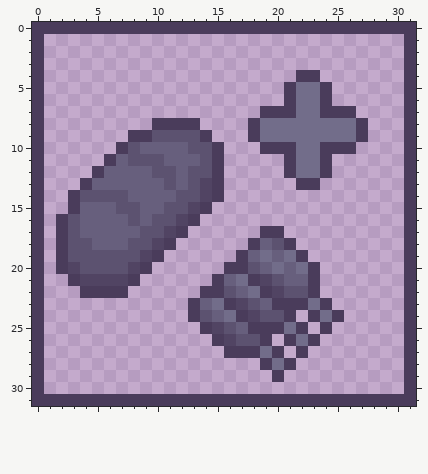
One commit to this pixel-art file: aseprite files/low/hunger_gain.ase. The first picture shows the starting point.
32x32 pixels, 1 frame.
After:
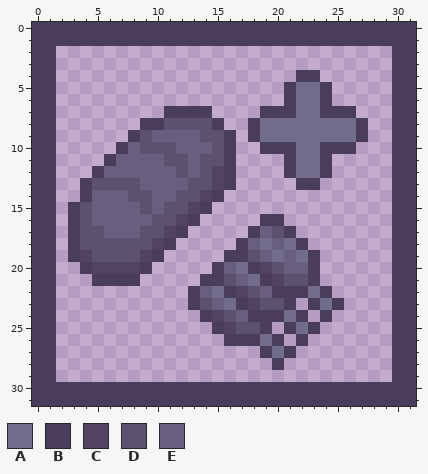
Palette (. is transparent): A #726d8a  B #4a3c5b  C #514463  D #5c5270  E #675f7d
Diff:
@@ x 0..31 @@
  0 BBBBBBBBBBBBBBBBBBBBBBBBBBBBBBBB
- 1 B..............................B
- 2 B..............................B
- 3 B..............................B
- 4 B.....................BB.......B
- 5 B....................BAAB......B
- 6 B....................BAAB......B
- 7 B..................BBBAABBB....B
- 8 B.........BBBB....BAAAAAAAAB...B
- 9 B.......BBDDDDB...BAAAAAAAAB...B
-10 B......BDEEEEDDB...BBBAABBB....B
-11 B.....BEDDDEEEDB.....BAAB......B
-12 B....BEEEEDDEDDB.....BAAB......B
-13 B...BEEEEEEDEDCB......BB.......B
-14 B..BDDDDEEEEDDCB...............B
-15 B..BEEEDDEEDDCB................B
-16 B.BDEEEEDEDDCB.................B
-17 B.BDEEEEEDDCB......BB..........B
-18 B.BDDEEEDDCB......BEDB.........B
-19 B.BDDDDDDCB......BEAEAB........B
-20 B.BCDDDDCB......BBDEAEAB.......B
-21 B..BCCCCB......BEABCDEEB.......B
-22 B...BBBB......BBDEABCDDB.......B
-23 B............BEABCDEBBBAB......B
-24 B............BDEABCDDB.BAB.....B
-25 B.............BCDEBBBAB.B......B
-26 B..............BCDDB.BAB.......B
-27 B...............BBBAB.B........B
-28 B..................BAB.........B
-29 B...................B..........B
-30 B..............................B
+ 1 BBBBBBBBBBBBBBBBBBBBBBBBBBBBBBBB
+ 2 BB............................BB
+ 3 BB............................BB
+ 4 BB....................BB......BB
+ 5 BB...................BAAB.....BB
+ 6 BB...................BAAB.....BB
+ 7 BB.........BBBB....BBBAABBB...BB
+ 8 BB.......BBDDDDB..BAAAAAAAAB..BB
+ 9 BB......BDEEEEDDB.BAAAAAAAAB..BB
+10 BB.....BEDDDEEEDB..BBBAABBB...BB
+11 BB....BEEEEDDEDDB....BAAB.....BB
+12 BB...BEEEEEEDEDCB....BAAB.....BB
+13 BB..BDDDDEEEEDDCB.....BB......BB
+14 BB..BEEEDDEEDDCB..............BB
+15 BB.BDEEEEDEDDCB...............BB
+16 BB.BDEEEEEDDCB.....BB.........BB
+17 BB.BDDEEEDDCB.....BEDB........BB
+18 BB.BDDDDDDCB.....BEAEAB.......BB
+19 BB.BCDDDDCB.....BBDEAEAB......BB
+20 BB..BCCCCB.....BEABCDEEB......BB
+21 BB...BBBB.....BBDEABCDDB......BB
+22 BB...........BEABCDEBBBAB.....BB
+23 BB...........BDEABCDDB.BAB....BB
+24 BB............BCDEBBBAB.B.....BB
+25 BB.............BCDDB.BAB......BB
+26 BB..............BBBAB.B.......BB
+27 BB.................BAB........BB
+28 BB..................B.........BB
+29 BB............................BB
+30 BBBBBBBBBBBBBBBBBBBBBBBBBBBBBBBB
 31 BBBBBBBBBBBBBBBBBBBBBBBBBBBBBBBB
Where, in picture pixels (left, top, right, bottom), the same in both pictures:
changed: (44, 34, 404, 394)
